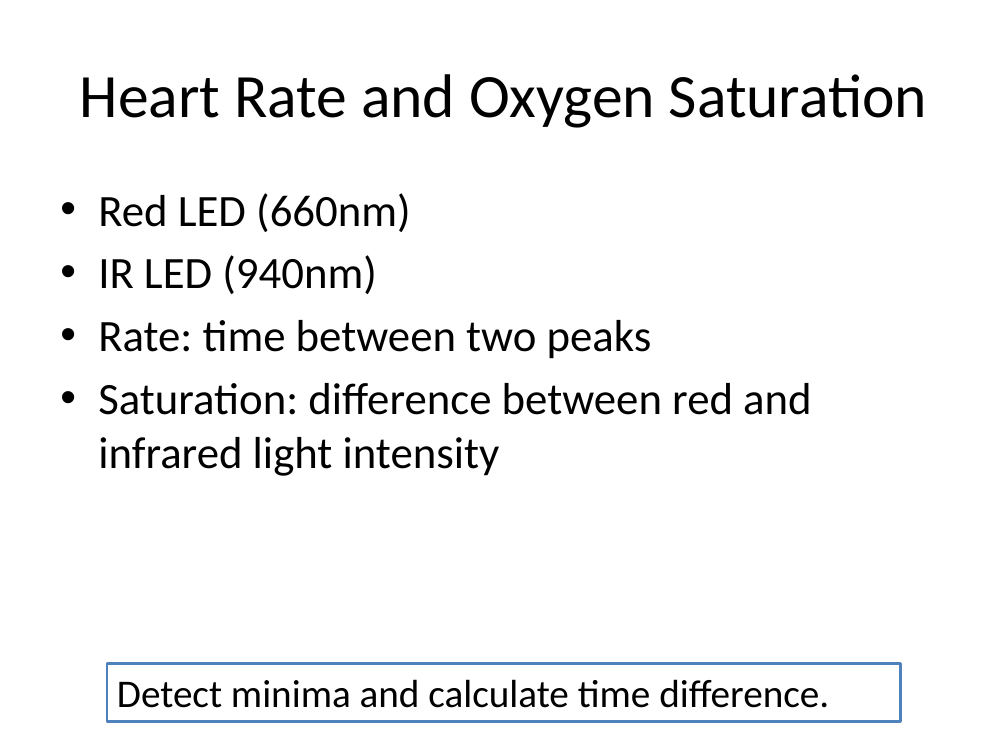
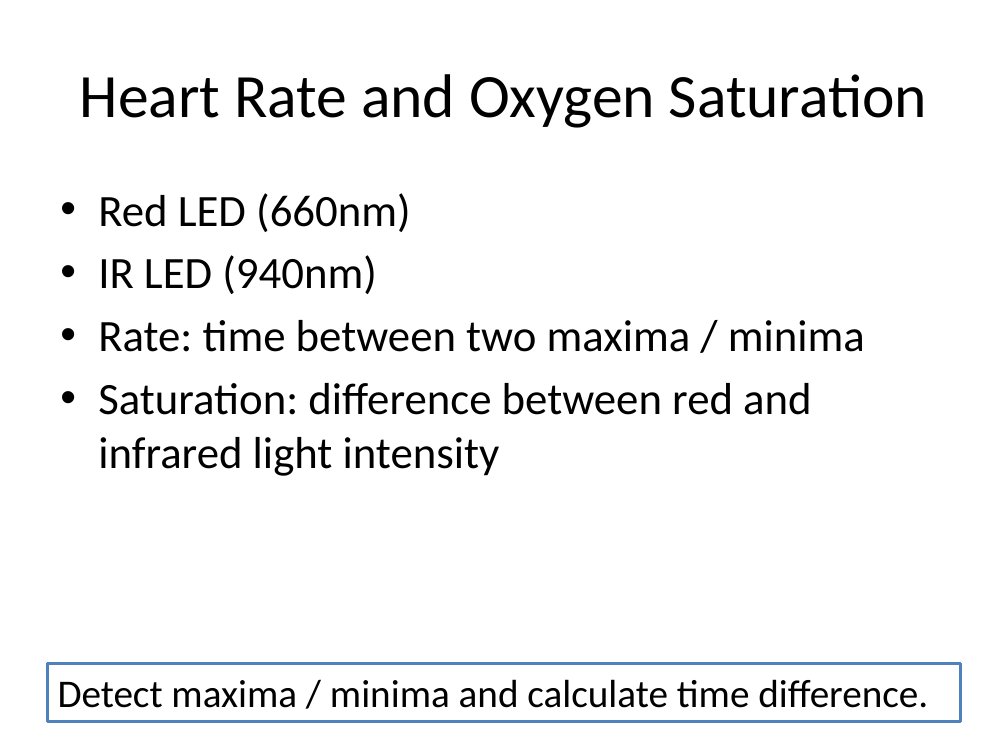
Before and after one commit to UbiquitousComputingSS14/Documentation, a slide deck: slide 4 of res/HeartRateMonitor.pptx. Drawn at 1008x756 pixels with LibreOffice and Linux fonts; fonts in the diff are those of the drawing. Boxes give left, top, right and bottom in pixels: in the first picture for what was removed or moved away, otherwise in the second. Text is boxed around its words. In the diff, an @@ line names an element or a change of style, - is before the commit and + after.

Commit message:
minor changes in presentation

```diff
--- a/res/HeartRateMonitor.pptx
+++ b/res/HeartRateMonitor.pptx
@@ text at (98,320,865,352): text changed @@
-• Rate: time between two peaks
+• Rate: time between two maxima / minima
@@ rectangle "Detect maxima / minima and ...": place and size @@
-rectangle "Detect maxima / minima and ..." at (107,663,900,721)
+rectangle "Detect maxima / minima and ..." at (47,663,961,721)
@@ text in rectangle at (58,679,928,708): text changed @@
-Detect minima and calculate time difference.
+Detect maxima / minima and calculate time difference.
```
Also in this commit, not shown: 1 other slide changed, 1 other file.
